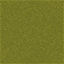
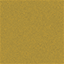
Revision of a layered 64 × 64 image; what changed, layer by layer:
added layer "Grass003_1K-JPG_AmbientOcclusion Kopie" above "Grass003_1K-JPG_AmbientOcclusion" over [0, 0, 64, 64]
hid "Grass003_1K-JPG_AmbientOcclusion" over [0, 0, 64, 64]
hid group "Grass_Detail" (7 layers) over [0, 0, 64, 64]
hid "Grass_64_indiziert" over [0, 1, 64, 64]
hid "Verlaufsfüllung 2 Kopie", painted on it over [0, 1, 64, 64]